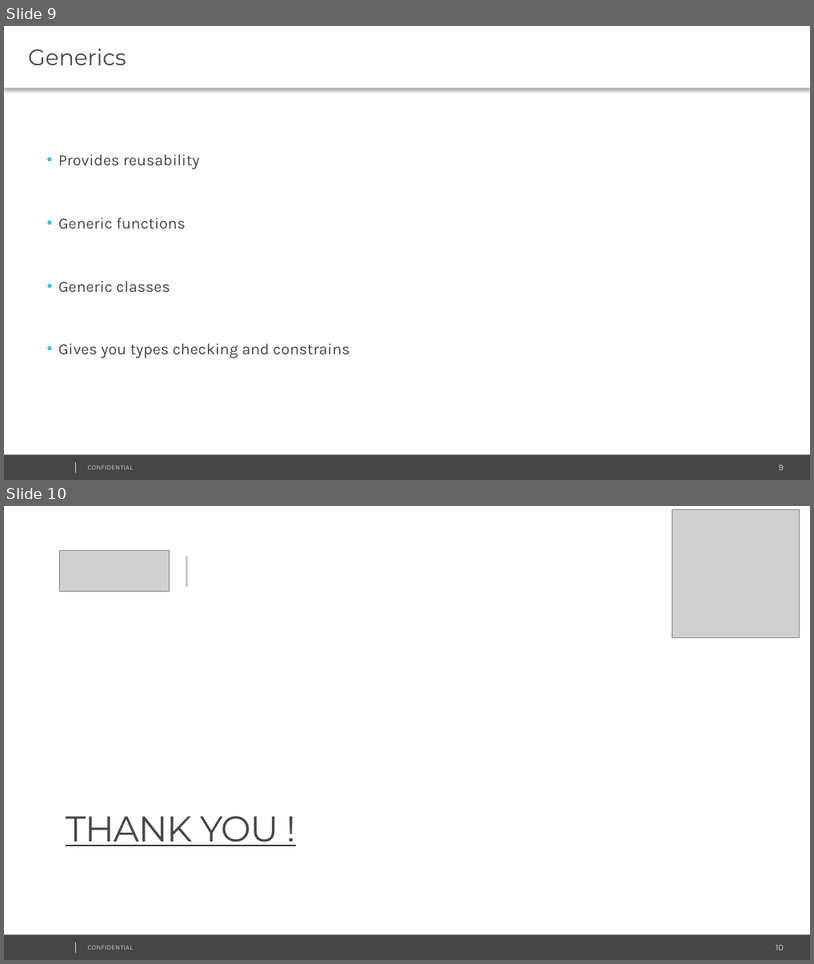
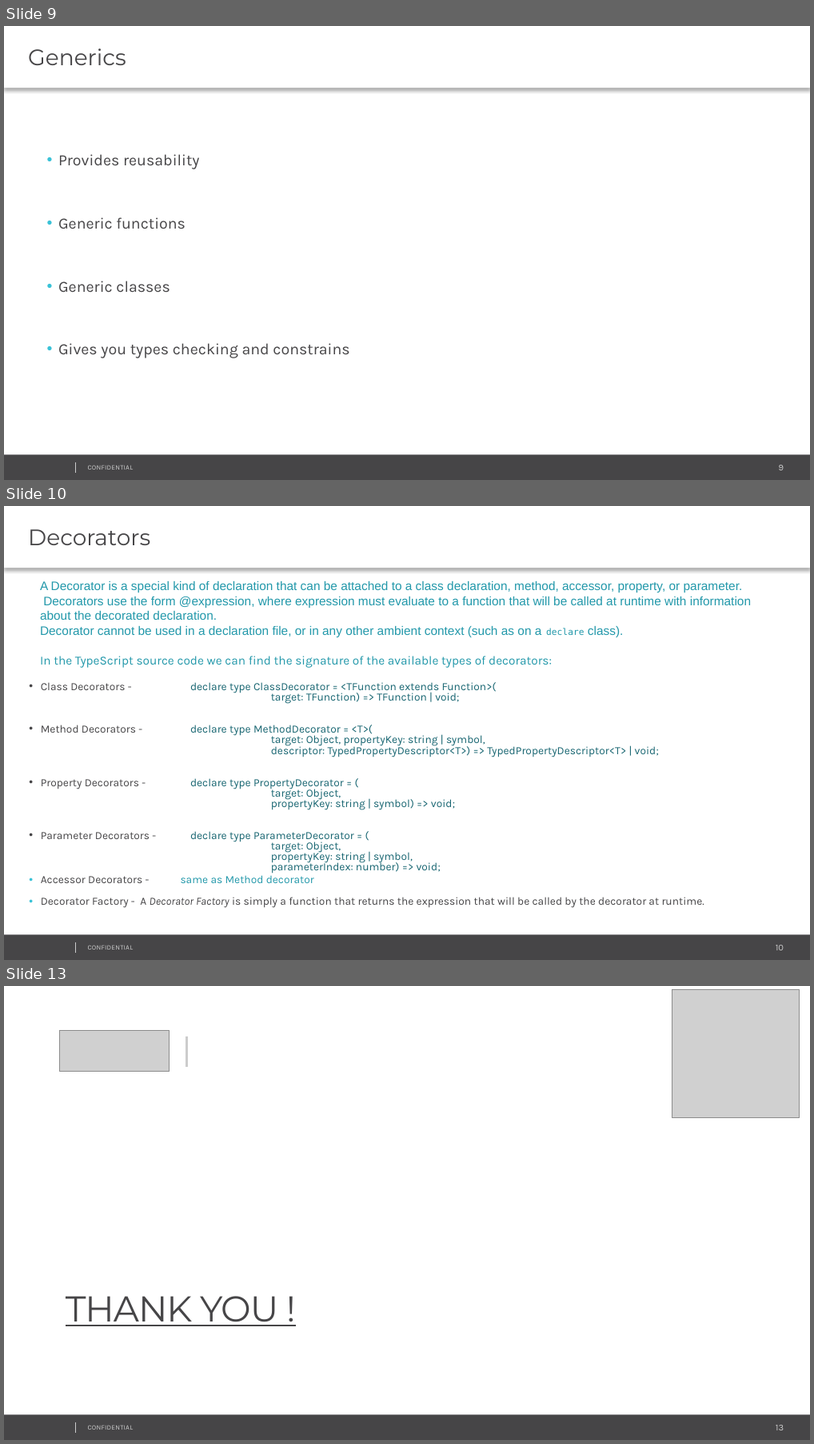
Before and after one commit to IvanPetkovPetkov/TypeScript-Template, a slide deck: EPAM_TypeScriptFundamentals.pptx. Shown one above the other, each under a label of ours: slides 9 and 10 before the commit, slides 9, 10 and 13 after it; the slides between them are not shown. The pictures are 814x964 and 814x1444 pixels, drawn with LibreOffice and Linux fonts; fonts in the diff are those of the drawing; grey boxes stand for pictures; background and template pictures are left out. Boxes give left, top, right and bottom in pixels: in the first picture for what was removed or moved away, otherwise in the second. Text is boxed around its words. In the diff, an @@ line names an element or a change of style, - is before the commit and + after.

```diff
--- a/EPAM_TypeScriptFundamentals.pptx
+++ b/EPAM_TypeScriptFundamentals.pptx
@@ slide 10 added at <box>4,506,810,960</box>, background #FFFFFF; not listed: 4 template elements that a slide beside it also shows @@
@@ text added at <box>4,506,810,568</box>, fill #FFFFFF, 20 pt, text #464547 @@
+Decorators
@@ text added at <box>40,581,751,668</box>, 11 pt, text #2298AA @@
+A Decorator is a special kind of declaration that can be attached to a class declaration, method, accessor, property, or parameter.
+Decorators use the form @expression, where expression must evaluate to a function that will be called at runtime with information
+about the decorated declaration.
+Decorator cannot be used in a declaration file, or in any other ambient context (such as on a declare class).
+In the TypeScript source code we can find the signature of the available types of decorators:
@@ text added at <box>41,682,705,908</box>, 9.8 pt, text #176571 @@
+• Class Decorators - declare type ClassDecorator = <TFunction extends Function>(
+target: TFunction) => TFunction | void;
+• Method Decorators - declare type MethodDecorator = <T>(
+target: Object, propertyKey: string | symbol,
+descriptor: TypedPropertyDescriptor<T>) => TypedPropertyDescriptor<T> | void;
+• Property Decorators - declare type PropertyDecorator = (
+target: Object,
+propertyKey: string | symbol) => void;
+• Parameter Decorators - declare type ParameterDecorator = (
+target: Object,
+propertyKey: string | symbol,
+parameterIndex: number) => void;
+• Accessor Decorators - same as Method decorator
+• Decorator Factory - A Decorator Factory is simply a function that returns the expression that will be called by the decorator at runtime.
@@ what was slide 10 is now slide 13 @@
@@ page number at <box>776,1424,784,1430</box>: text changed @@
-10
+13
```
Also in this commit, not shown: 3 slides changed, 2 other slides added, 3 other files.
